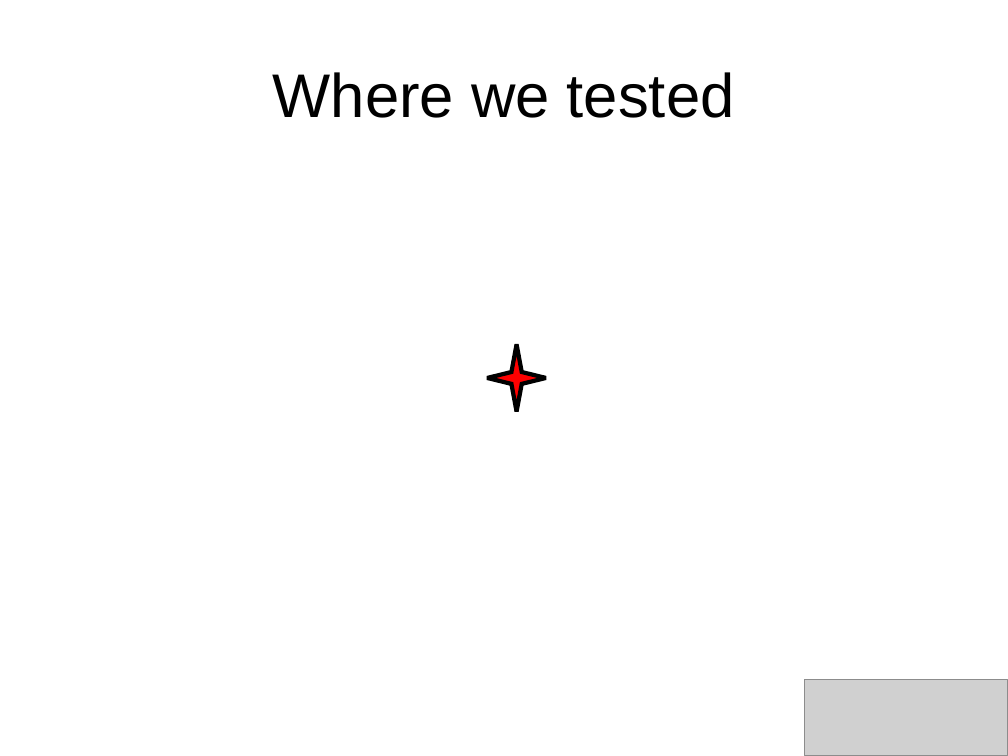
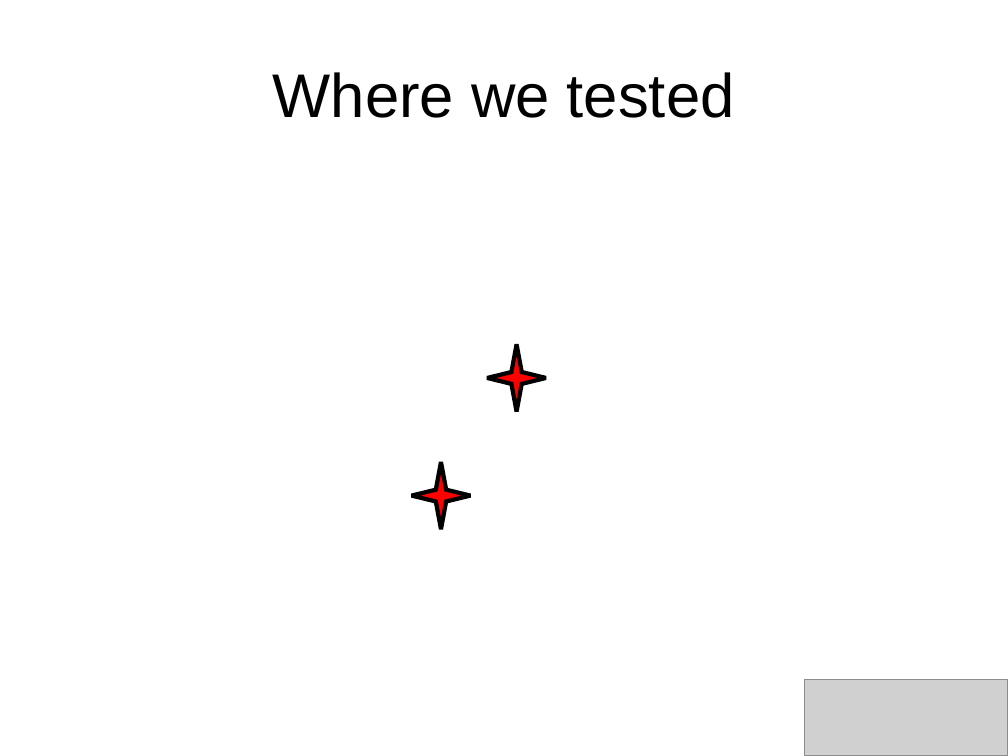
Before and after one commit to nesl/gprstest, a slide deck: slide 6 of presentation/Cingular GPRS Experiments.ppt (slide 2 before the commit). Drawn at 1008x756 pixels with LibreOffice and Linux fonts; fonts in the diff are those of the drawing; grey boxes stand for pictures; background and template pictures are left out. Boxes give left, top, right and bottom in pixels: in the first picture for what was removed or moved away, otherwise in the second. Text is boxed around its words. In the diff, an @@ line names an element or a change of style, - is before the commit and + after.

```diff
--- a/presentation/Cingular GPRS Experiments.ppt
+++ b/presentation/Cingular GPRS Experiments.ppt
@@ freeform shape added at box(411, 462, 470, 529), fill #FF0000, outline #000000 3 pt @@
```
Also in this commit, not shown: 3 other slides changed, 14 slides added, 5 slides removed.
